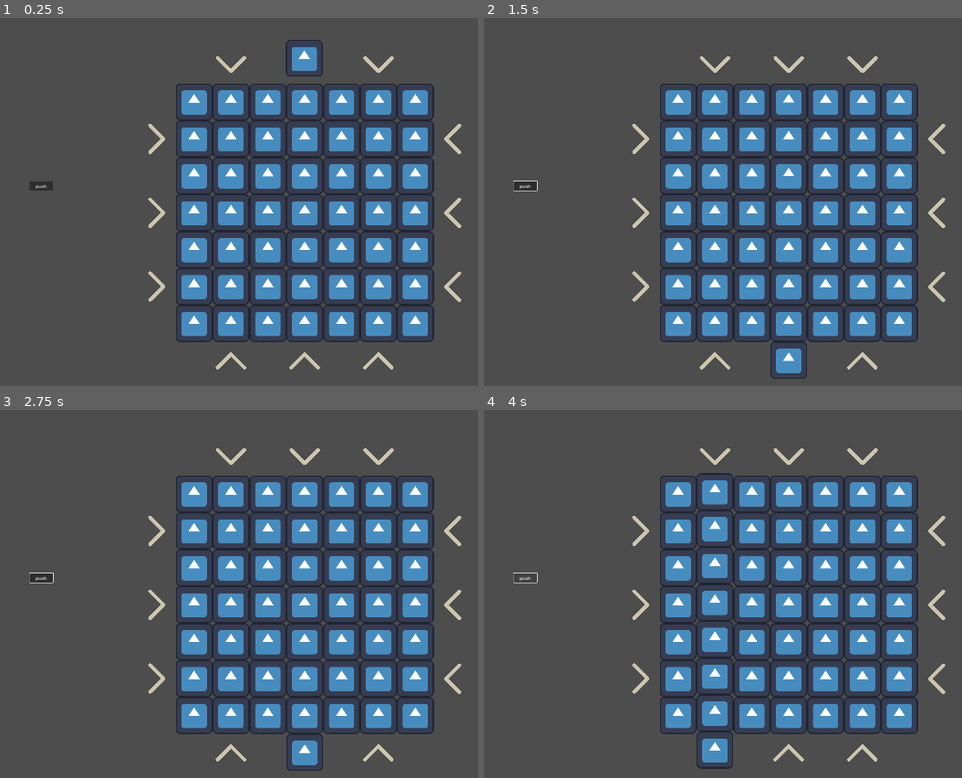
Above: before the commit, frames 1-4 (two rows, left to right).
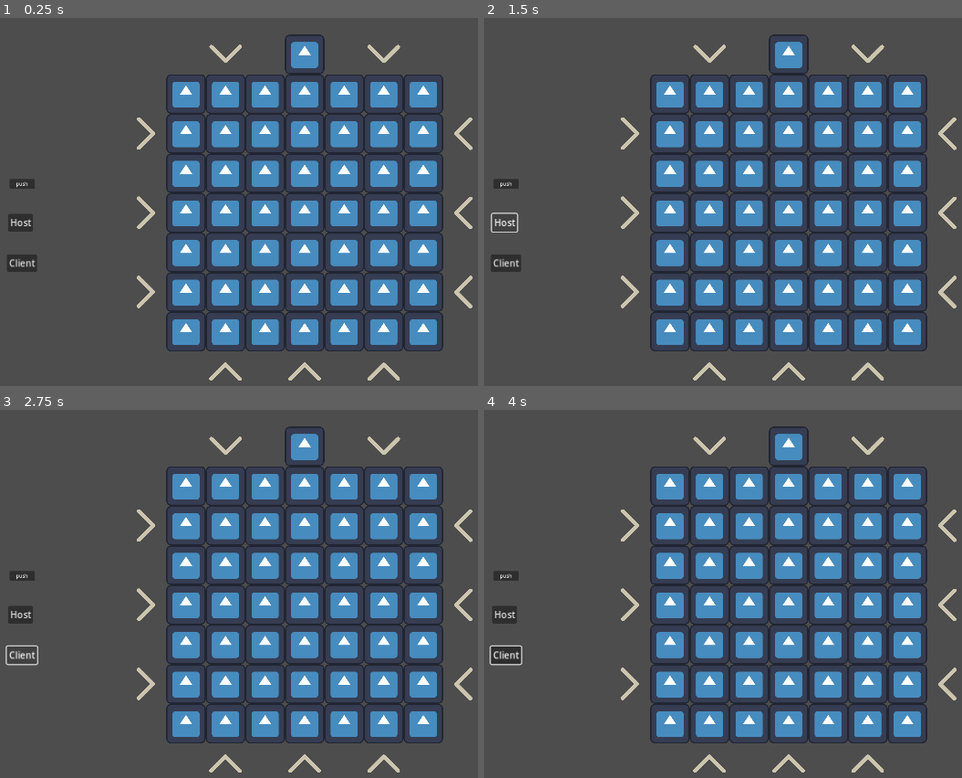
Above: after the commit, the same moments.

Repository: K1aymore/OpenLabyrinth
Game: Godot game, scene res://main.tscn
The game is run twice, just before and just after one commit, with the same random seed, the same clock (stepped at 60 frames per second) and the same inputs. The engine's default icon, where the game draws it, is replaced by a stand-in: a white triangle on a blue panel in a dark square.
Inputs (mouse positions are in pixels of both pictures, inside the frame that each line leads up to):
- Up to frame 1 (0.25 s): no input
- Up to frame 2 (1.5 s): click (527, 187) at 0.5 s, where only the run before the commit has a clickable "push"; click (503, 224) at 1.25 s, where only the run after the commit has a clickable "Host"
- Up to frame 3 (2.75 s): click (23, 656) at 2 s, where only the run after the commit has a clickable "Client"
- Up to frame 4 (4 s): click (713, 457) at 2.77 s; click (527, 579) at 3.5 s, where only the run before the commit has a clickable "push"

The runs differ from the first frame. In frame 1, 24% of the frame differs, in the area x 1-99%, y 4-99%; in frame 2, 25%; in frame 3, 25%; in frame 4, 25%.

Commit message:
Multiplayer connecting

Diff:
--- a/board.gd
+++ b/board.gd
@@ -97,5 +97,4 @@
 		if snappedi(check, 1) == lineNum * Tile.TILESIZE:
 			lineTiles.append(tile)
 
-	print(lineTiles)
 	return lineTiles
--- /dev/null
+++ b/main.gd
@@ -0,0 +1,49 @@
+extends Control
+
+const PORT = 4433
+
+
+func _ready():
+	# Start paused.
+	get_tree().paused = true
+	# You can save bandwidth by disabling server relay and peer notifications.
+	multiplayer.server_relay = false
+
+
+
+
+# Called every frame. 'delta' is the elapsed time since the previous frame.
+func _process(delta):
+	pass
+
+
+func _on_host_pressed():
+	print("hey host")
+	# Start as server.
+	var peer = ENetMultiplayerPeer.new()
+	peer.create_server(PORT)
+	if peer.get_connection_status() == MultiplayerPeer.CONNECTION_DISCONNECTED:
+		print("Failed to start multiplayer server.")
+		return
+	multiplayer.multiplayer_peer = peer
+	start_game()
+
+
+func _on_client_pressed():
+	print("hey client")
+	# Start as client.
+	var txt : String = "localhost"
+	if txt == "":
+		print("Need a remote to connect to.")
+		return
+	var peer = ENetMultiplayerPeer.new()
+	peer.create_client(txt, PORT)
+	if peer.get_connection_status() == MultiplayerPeer.CONNECTION_DISCONNECTED:
+		print("Failed to start multiplayer client.")
+		return
+	multiplayer.multiplayer_peer = peer
+	start_game()
+
+
+func start_game():
+	get_tree().paused = false
--- a/main.tscn
+++ b/main.tscn
@@ -1,6 +1,7 @@
-[gd_scene load_steps=2 format=3 uid="uid://g6ukwrh2fuwv"]
+[gd_scene load_steps=3 format=3 uid="uid://g6ukwrh2fuwv"]
 
 [ext_resource type="PackedScene" uid="uid://csmouykt28q6s" path="res://board.tscn" id="1_hmrev"]
+[ext_resource type="Script" path="res://main.gd" id="1_ilq0h"]
 
 [node name="Main" type="Control"]
 layout_mode = 3
@@ -9,6 +10,7 @@
 anchor_bottom = 1.0
 grow_horizontal = 2
 grow_vertical = 2
+script = ExtResource("1_ilq0h")
 
 [node name="Game" type="Node2D" parent="."]
 
@@ -16,4 +18,31 @@
 position = Vector2(-387, -380)
 
 [node name="Camera2D" type="Camera2D" parent="Game"]
-zoom = Vector2(0.758, 0.758)
+zoom = Vector2(0.542, 0.542)
+
+[node name="GUI" type="CanvasLayer" parent="."]
+process_mode = 3
+
+[node name="Control" type="Control" parent="GUI"]
+layout_mode = 3
+anchors_preset = 0
+mouse_filter = 1
+
+[node name="Host" type="Button" parent="GUI/Control"]
+layout_mode = 0
+offset_left = 118.0
+offset_top = 364.0
+offset_right = 162.0
+offset_bottom = 395.0
+text = "Host"
+
+[node name="Client" type="Button" parent="GUI/Control"]
+layout_mode = 0
+offset_left = 116.0
+offset_top = 435.0
+offset_right = 169.0
+offset_bottom = 466.0
+text = "Client"
+
+[connection signal="pressed" from="GUI/Control/Host" to="." method="_on_host_pressed"]
+[connection signal="pressed" from="GUI/Control/Client" to="." method="_on_client_pressed"]
--- a/project.godot
+++ b/project.godot
@@ -17,8 +17,8 @@
 
 [display]
 
-window/size/viewport_width=1920
-window/size/viewport_height=1080
+window/size/viewport_width=1280
+window/size/viewport_height=720
 window/stretch/mode="canvas_items"
 window/stretch/aspect="ignore"
 
--- a/tile.gd
+++ b/tile.gd
@@ -36,4 +36,3 @@
 			position.x -= TILESIZE
 		DIR.RIGHT:
 			position.x += TILESIZE
-	print(position)
